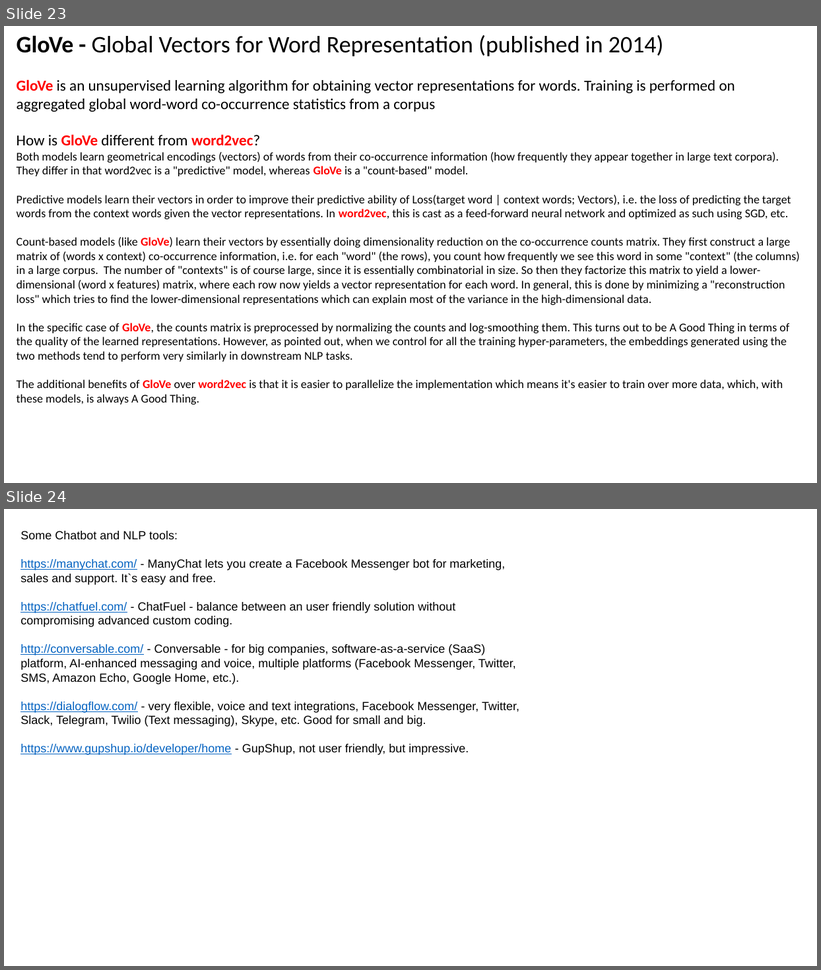
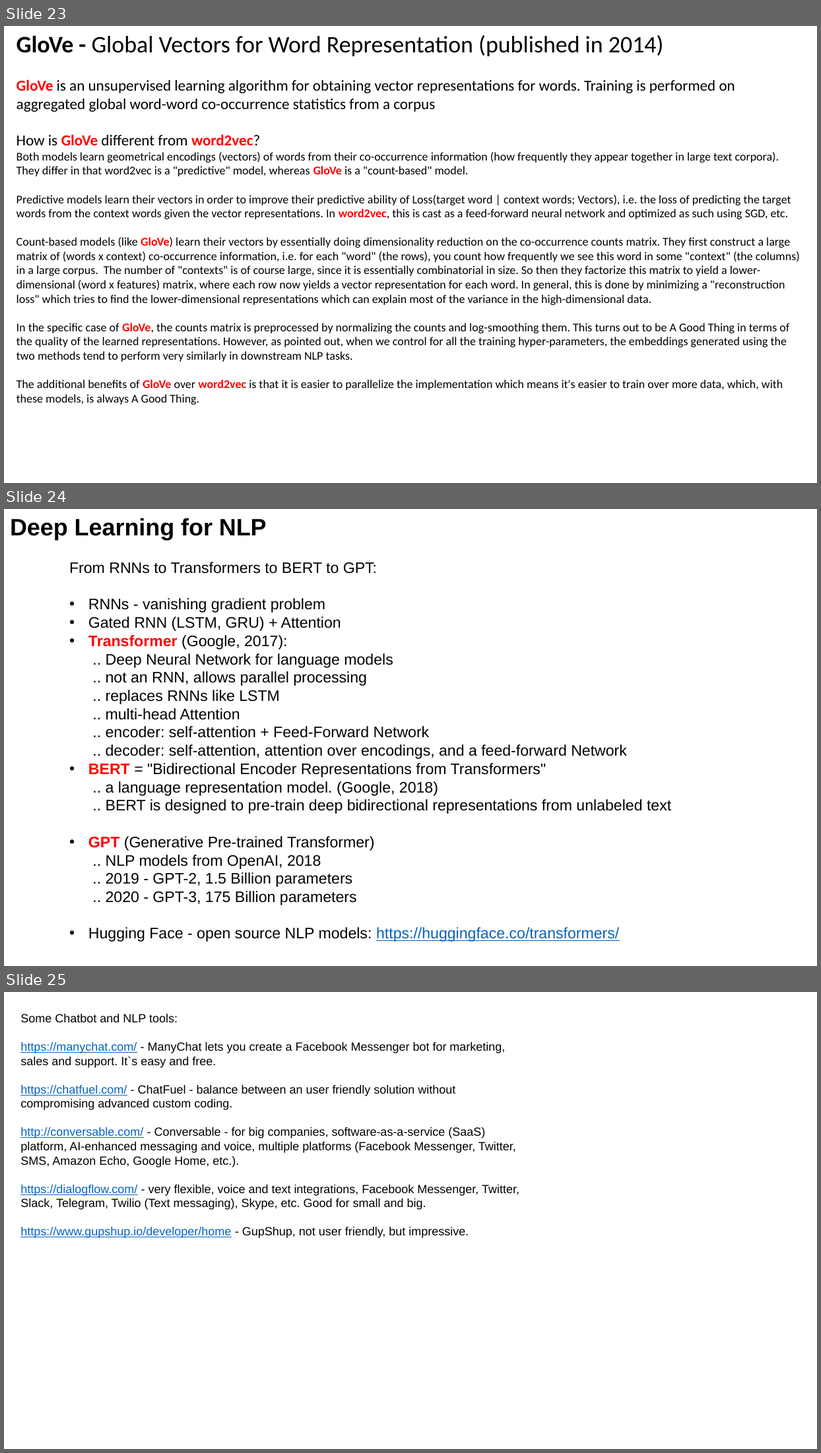
Before and after one commit to lselector/ml_ai_doc, a slide deck: lect_NLP_Natural_Language_Processing.pptx. Shown one above the other, each under a label of ours: slides 23 and 24 before the commit, slides 23, 24 and 25 after it. The pictures are 821x970 and 821x1453 pixels, drawn with LibreOffice and Linux fonts; fonts in the diff are those of the drawing. Boxes give left, top, right and bottom in pixels: in the first picture for what was removed or moved away, otherwise in the second. Text is boxed around its words. In the diff, an @@ line names an element or a change of style, - is before the commit and + after.

```diff
--- a/lect_NLP_Natural_Language_Processing.pptx
+++ b/lect_NLP_Natural_Language_Processing.pptx
@@ slide 24 added at [4, 509, 817, 966], background #FFFFFF @@
@@ text added at [10, 518, 267, 540], 28 pt, text #000000, bold @@
+Deep Learning for NLP
@@ text added at [69, 562, 671, 942], 18 pt, text #000000 @@
+From RNNs to Transformers to BERT to GPT:
+• RNNs - vanishing gradient problem
+• Gated RNN (LSTM, GRU) + Attention
+• Transformer (Google, 2017):
+  .. Deep Neural Network for language models
+  .. not an RNN, allows parallel processing
+  .. replaces RNNs like LSTM
+  .. multi-head Attention
+  .. encoder: self-attention + Feed-Forward Network
+  .. decoder: self-attention, attention over encodings, and a feed-forward Network
+• BERT = "Bidirectional Encoder Representations from Transformers"
+  .. a language representation model. (Google, 2018)
+  .. BERT is designed to pre-train deep bidirectional representations from unlabeled text
+• GPT (Generative Pre-trained Transformer)
+  .. NLP models from OpenAI, 2018
+  .. 2019 - GPT-2, 1.5 Billion parameters
+  .. 2020 - GPT-3, 175 Billion parameters
+• Hugging Face - open source NLP models: https://huggingface.co/transformers/
@@ what was slide 24 is now slide 25 @@
```
